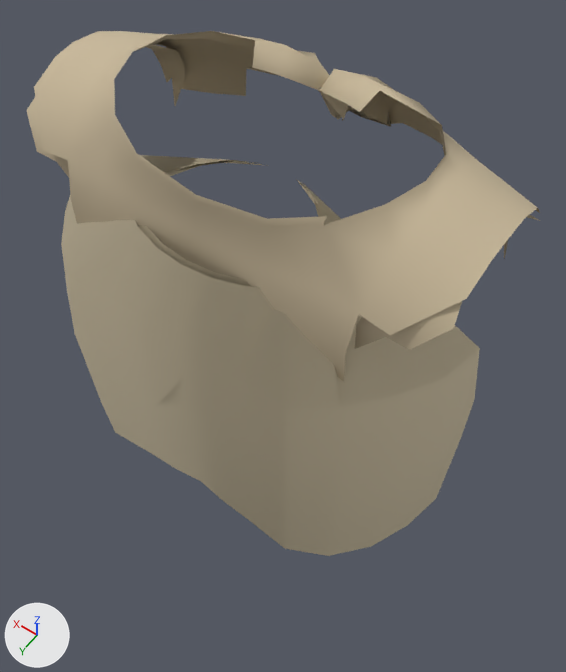
An edit to the glTF model assets/models/outfits/wear/straw_mantle_peasant_male.gltf, drawn before and after from the same camera.
The view is the same before and after, from a camera (50 mm lens) standing at (-0.312, 0.48, 1.943) and looking at (-0.027, 0.08, 1.315). The axes (+X, +Y, +Z) are drawn at lower left. The lights are the same throughout. The first picture is the older version. Vertices at exactly the same position are counted once.

Objects in the first picture: 'straw_mantle_peasant_male'.
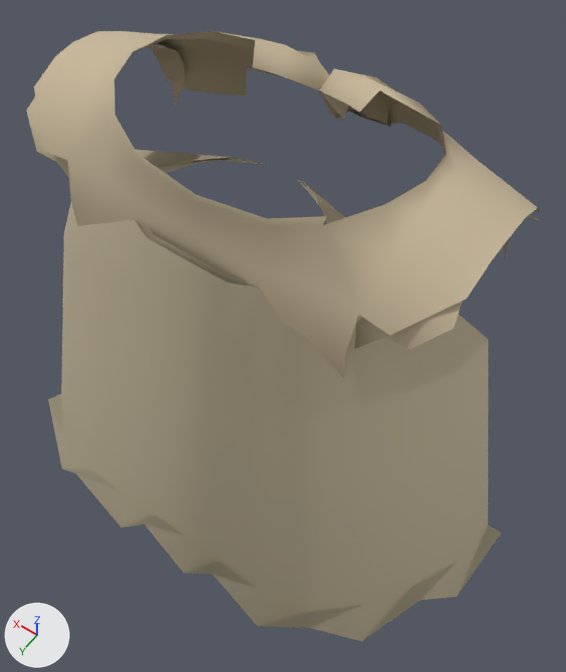
Boxes (x1, y1, x2, y2) around the edits, measured in the pictures (566 x 672 px):
'straw_mantle_peasant_male', reshaped (16% taller)
    before: (27, 31, 540, 556)
    after: (27, 31, 540, 641)
part 1 of me_straw_mantle_peasant_male, rebuilt (mostly hidden afterwards)
    before: (61, 155, 480, 556)
    after: (53, 158, 496, 622)
part 2 of me_straw_mantle_peasant_male, rebuilt (mostly hidden before)
    before: (138, 160, 321, 287)
    after: (48, 149, 501, 641)

Patch to the scene script:
```diff
--- a/assets/models/outfits/wear/straw_mantle_peasant_male.gltf.py
+++ b/assets/models/outfits/wear/straw_mantle_peasant_male.gltf.py
@@ me_straw_mantle_peasant_male @@
 # used by ob_straw_mantle_peasant_male; location = (0.0, 0.0, 0.0)
-me_straw_mantle_peasant_male.from_pydata(...)  # 391 vertices, 584 faces; spans x -0.226..0.225, y -0.094..0.214, z 1.158..1.571
+me_straw_mantle_peasant_male.from_pydata(...)  # 435 vertices, 664 faces; spans x -0.297..0.296, y -0.094..0.271, z 1.072..1.571
+# me_straw_mantle_peasant_male part 1: the loose piece of 90 vertices spanning x -0.226..0.225, y 0.045..0.214, z 1.158..1.49 is rebuilt with 112 vertices and now spans x -0.291..0.29, y 0.043..0.265, z 1.072..1.49
+# me_straw_mantle_peasant_male part 2: the loose piece of 90 vertices spanning x -0.22..0.219, y 0.044..0.209, z 1.158..1.49 is rebuilt with 112 vertices and now spans x -0.297..0.296, y 0.044..0.271, z 1.072..1.49
 me_straw_mantle_peasant_male.materials.append(mat_thatch)
```
